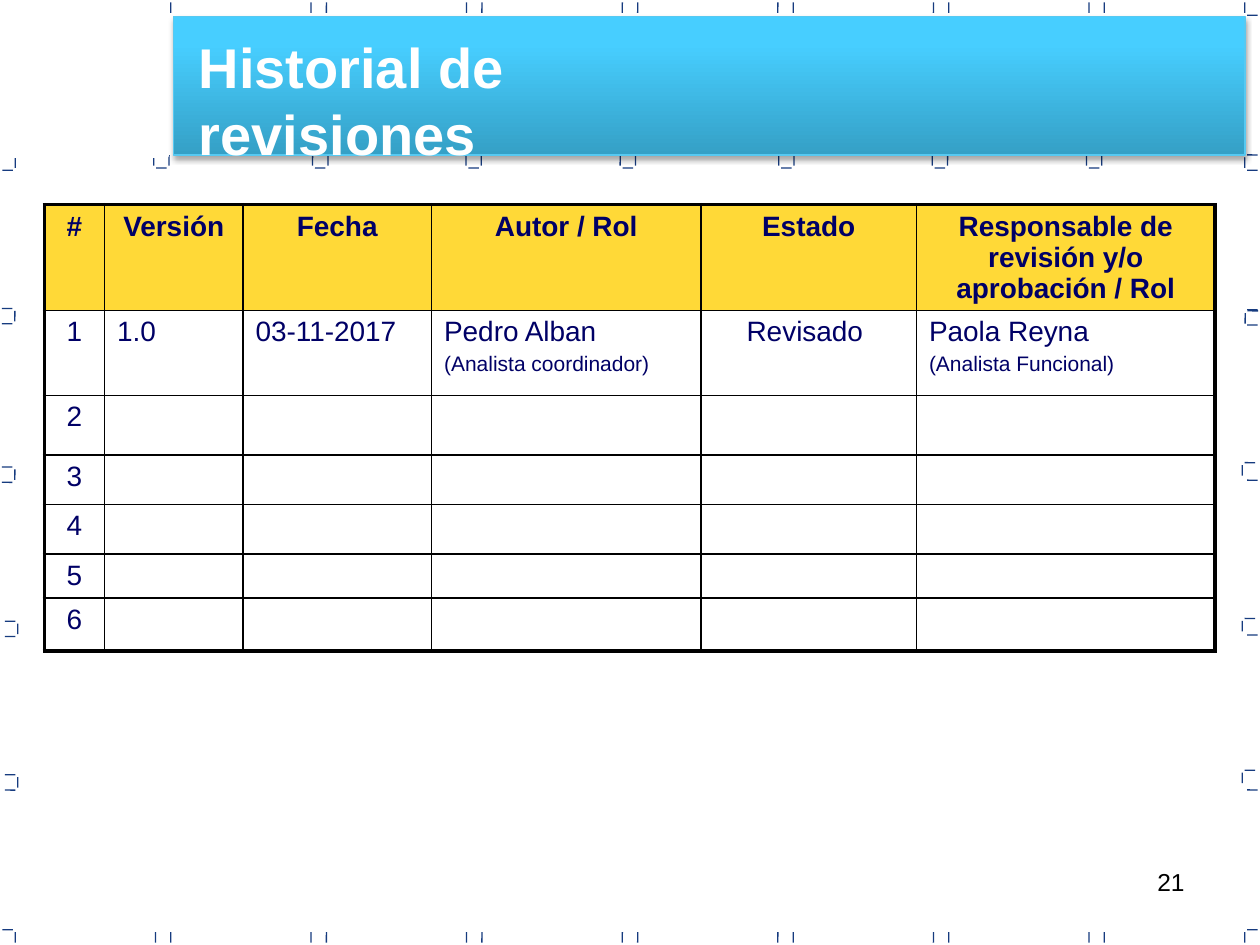
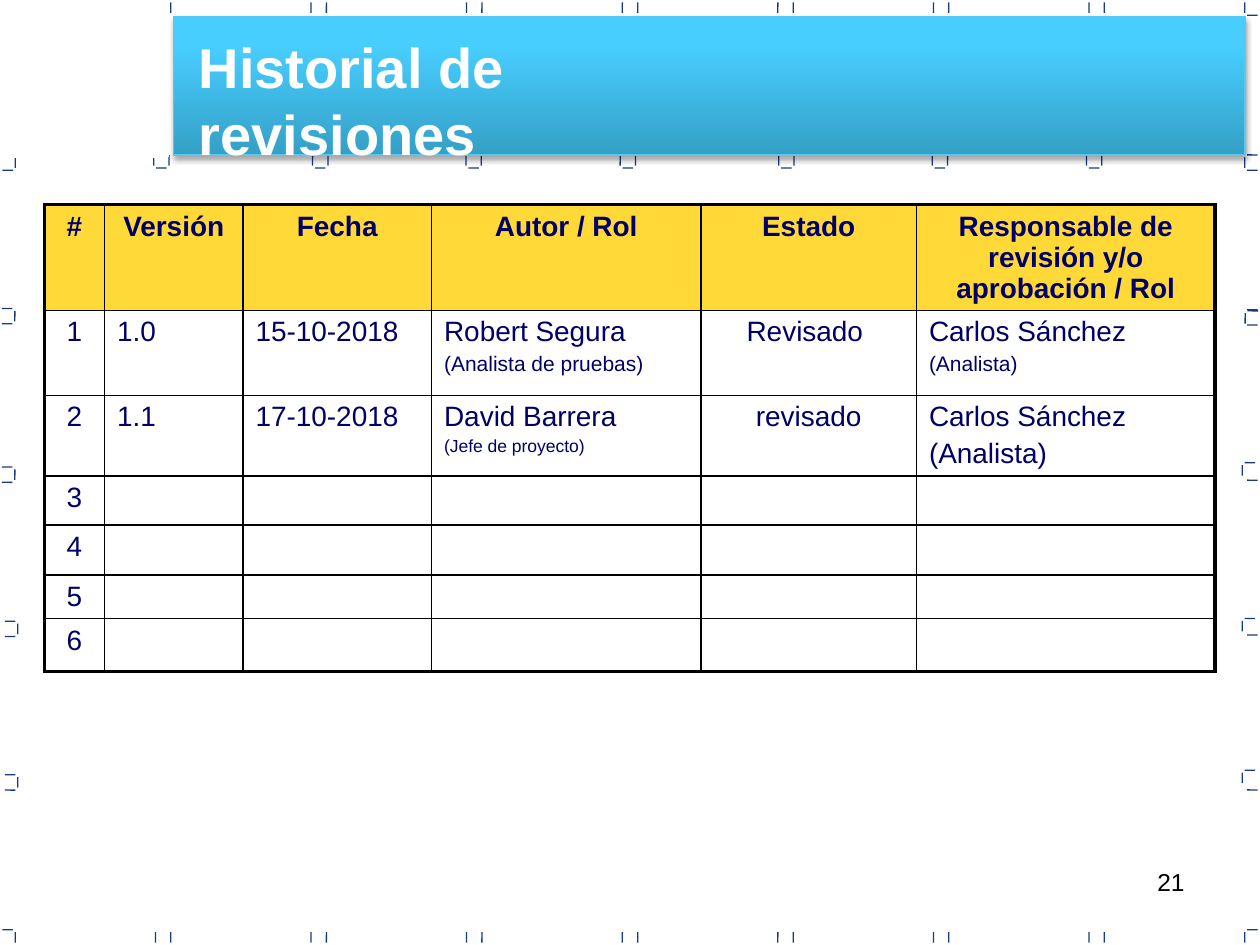
Before and after one commit to RSegura7/Travel-Peru-Express-Documentos, a slide deck: slide 21 of Area de proceso REQM/PGREQ_V0.1.pptx. Drawn at 1260x945 pixels with LibreOffice and Linux fonts; fonts in the diff are those of the drawing. Boxes give left, top, right and bottom in pixels: in the first picture for what was removed or moved away, otherwise in the second. Text is boxed around its words. In the diff, an @@ line names an element or a change of style, - is before the commit and + after.

```diff
--- a/Area de proceso REQM/PGREQ_V0.1.pptx
+++ b/Area de proceso REQM/PGREQ_V0.1.pptx
@@ table at (x1=44, y1=204, x2=1216, y2=688) @@
-row 2: 1 | 1.0 | 03-11-2017 | Pedro Alban / (Analista coordinador) | Revisado | Paola Reyna / (Analista Funcional)
+row 2: 1 | 1.0 | 15-10-2018 | Robert Segura / (Analista de pruebas) | Revisado | Carlos Sánchez / (Analista)
-row 3: 2 |  |  |  |  | 
+row 3: 2 | 1.1 | 17-10-2018 | David Barrera / (Jefe de proyecto) | revisado | Carlos Sánchez / (Analista)
```
Also in this commit, not shown: 7 other slides changed, 12 other files.
